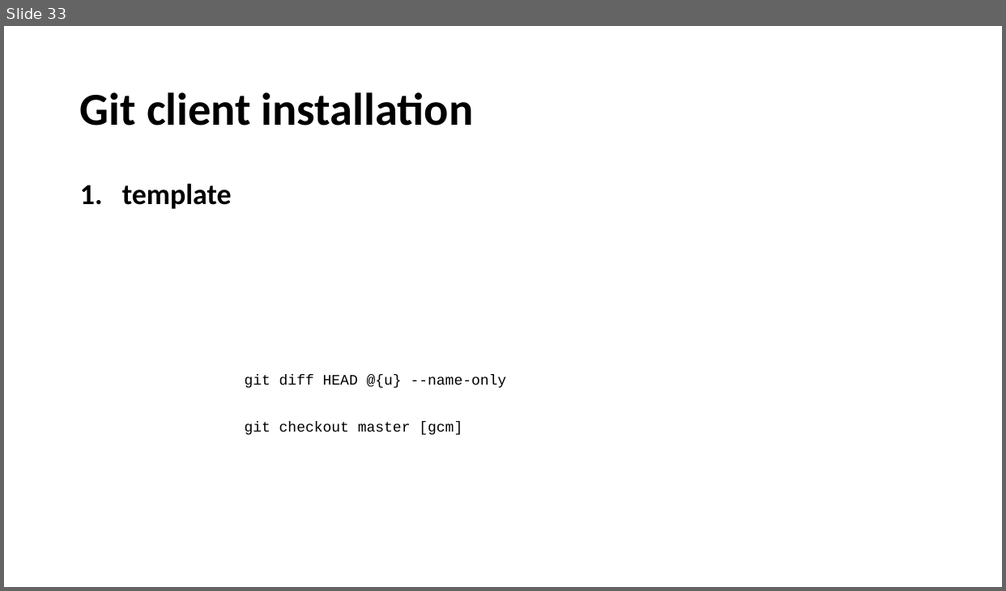
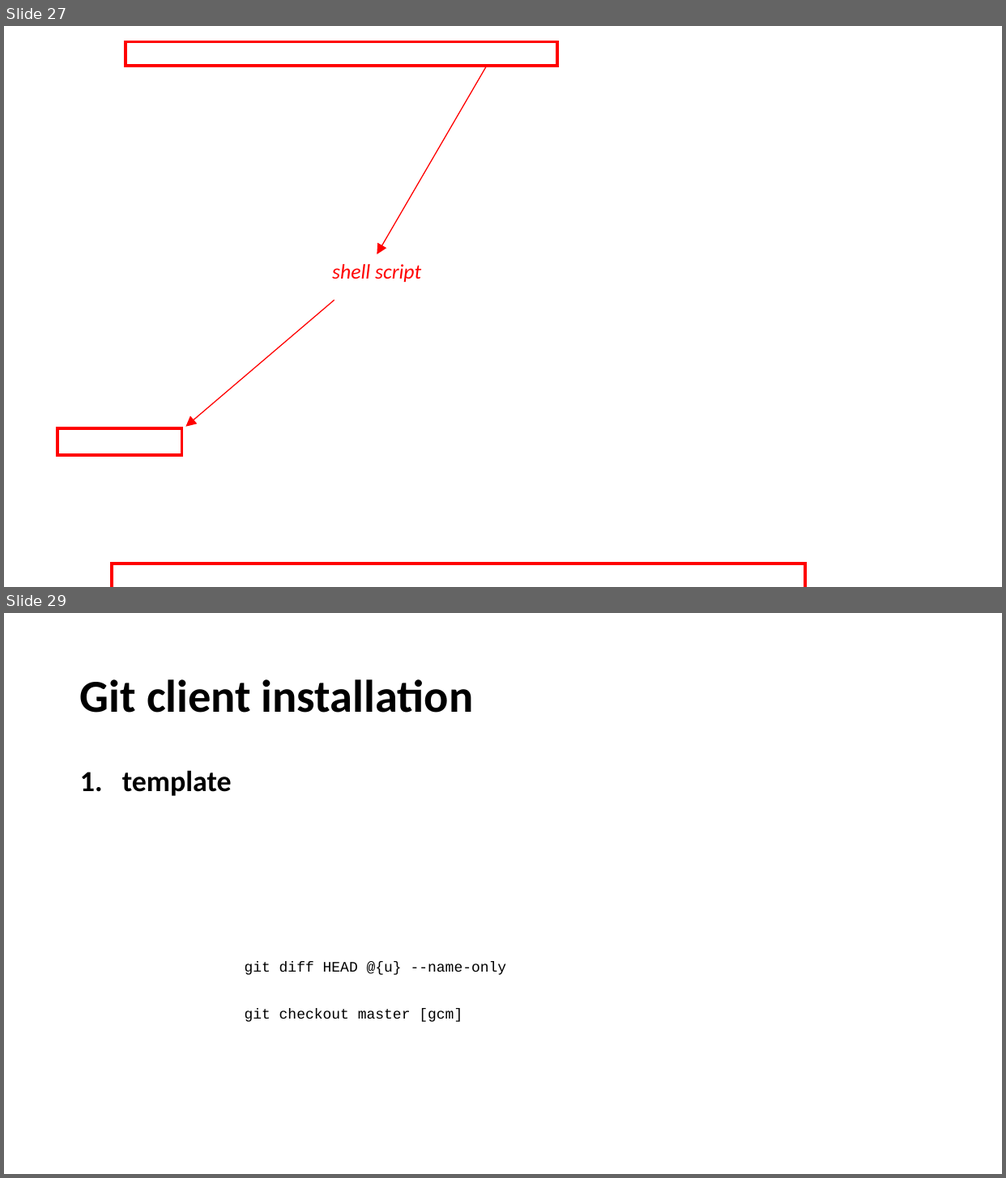
Before and after one commit to wilsonmar/wilsonmar.github.io, a slide deck: images/Git-basics-v09a.pptx. Shown one above the other, each under a label of ours: slide 33 before the commit, slides 27 and 29 after it; the slides between them are not shown. The pictures are 1006x591 and 1006x1178 pixels, drawn with LibreOffice and Linux fonts; fonts in the diff are those of the drawing; background and template pictures are left out. Boxes give left, top, right and bottom in pixels: in the first picture for what was removed or moved away, otherwise in the second. Text is boxed around its words. In the diff, an @@ line names an element or a change of style, - is before the commit and + after.

```diff
--- a/images/Git-basics-v09a.pptx
+++ b/images/Git-basics-v09a.pptx
@@ slide 27 added at (4, 26, 1002, 587), background picture (left out) @@
@@ rectangle added at (126, 41, 557, 66), outline #FF0000 3 pt @@
@@ arrow added from (487, 66) to (377, 254), #FF0000 1 pt @@
@@ text added at (332, 264, 421, 282), 20 pt, text #FF0000, italic @@
+shell script
@@ arrow added from (334, 300) to (186, 426), #FF0000 1 pt @@
@@ rectangle added at (57, 429, 182, 456), outline #FF0000 3 pt @@
@@ rectangle added at (112, 565, 805, 587), outline #FF0000 3 pt @@
@@ what was slide 33 is now slide 29 @@
```
Also in this commit, not shown: 7 slides changed, 3 other slides added, 3 other files.
